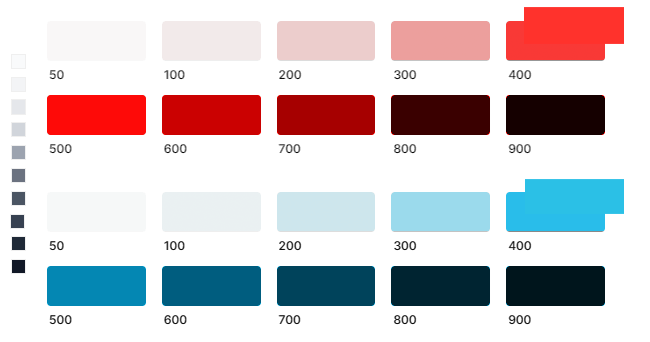
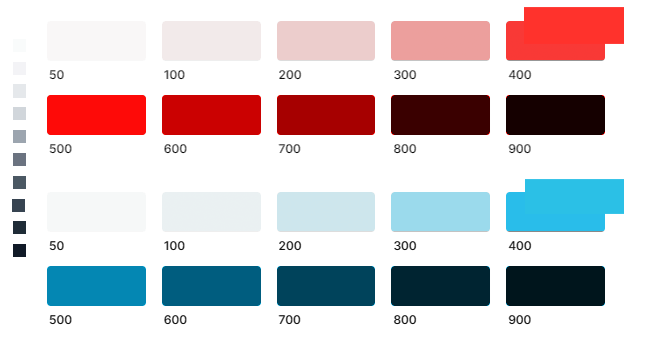
Two versions of the same layered image (w=650, h=342). Layer-by-layer changes:
painted on "Layer 3" over [10, 39, 26, 274]
